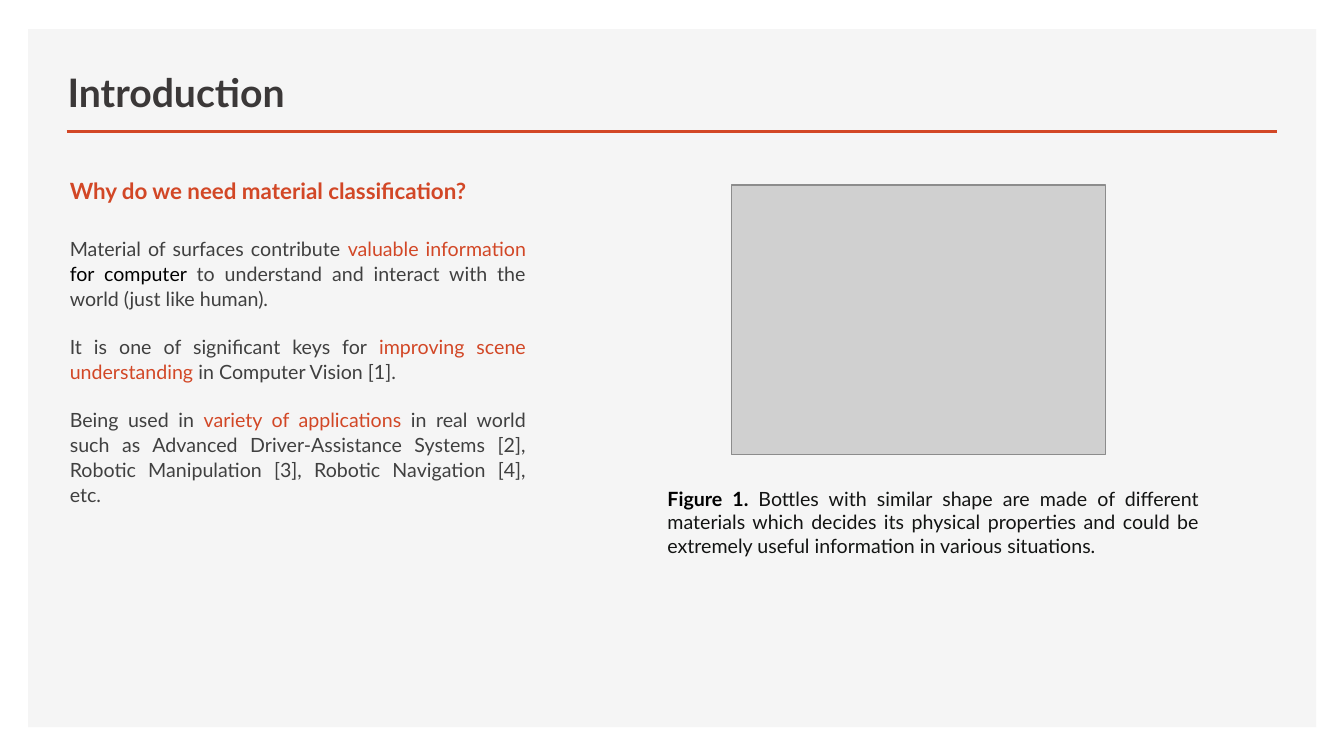
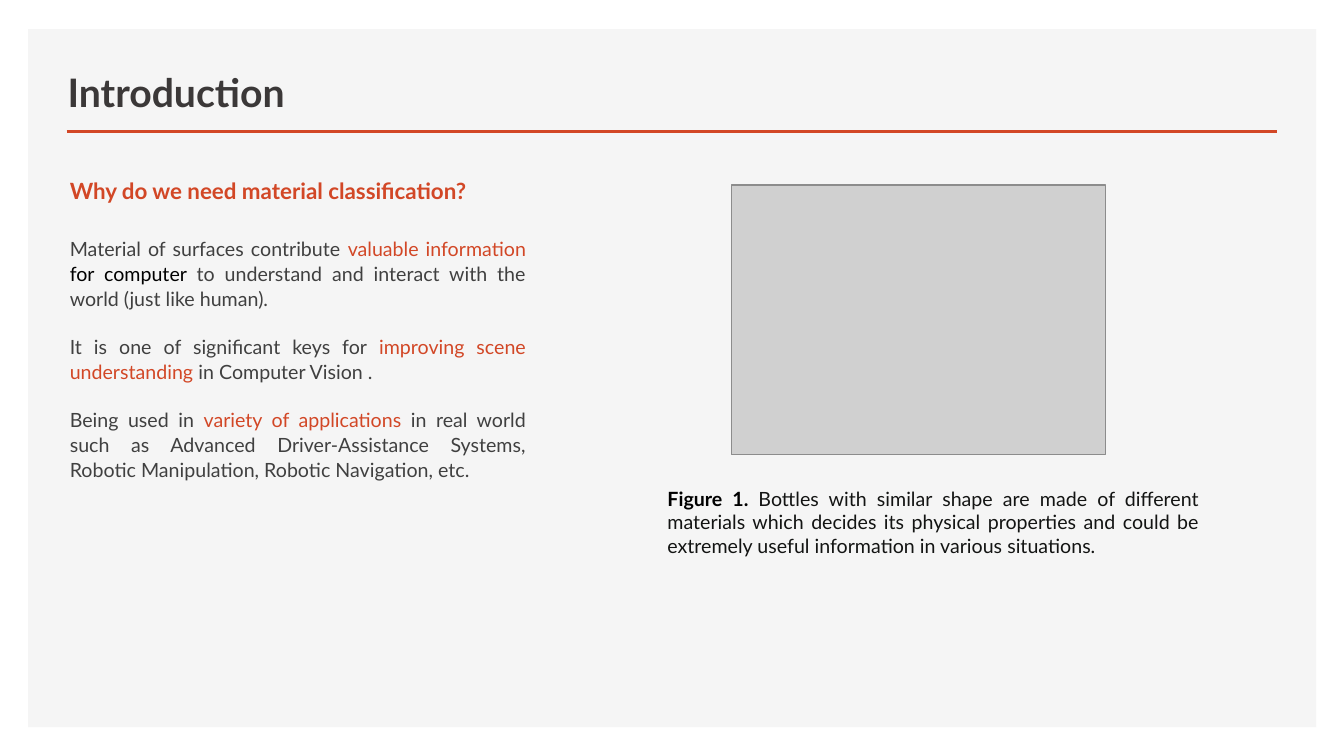
Before and after one commit to truongphucanh/material-classification, a slide deck: slide 4 of summary/thesis/thesis.pptx. Drawn at 1344x756 pixels with LibreOffice and Linux fonts; fonts in the diff are those of the drawing; grey boxes stand for pictures. Boxes give left, top, right and bottom in pixels: in the first picture for what was removed or moved away, otherwise in the second. Text is boxed around its words. In the diff, an @@ line names an element or a change of style, - is before the commit and + after.

```diff
--- a/summary/thesis/thesis.pptx
+++ b/summary/thesis/thesis.pptx
@@ text at <box>70,339,526,481</box>: text changed @@
-It is one of significant keys for improving scene understanding in Computer Vision [1].
-Being used in variety of applications in real world such as Advanced Driver-Assistance Systems [2], Robotic Manipulation [3], Robotic Navigation [4], etc.
+It is one of significant keys for improving scene understanding in Computer Vision .
+Being used in variety of applications in real world such as Advanced Driver-Assistance Systems, Robotic Manipulation, Robotic Navigation, etc.
```
Also in this commit, not shown: 6 other slides changed, 2 slides added, 1 slide removed, 19 other files.
